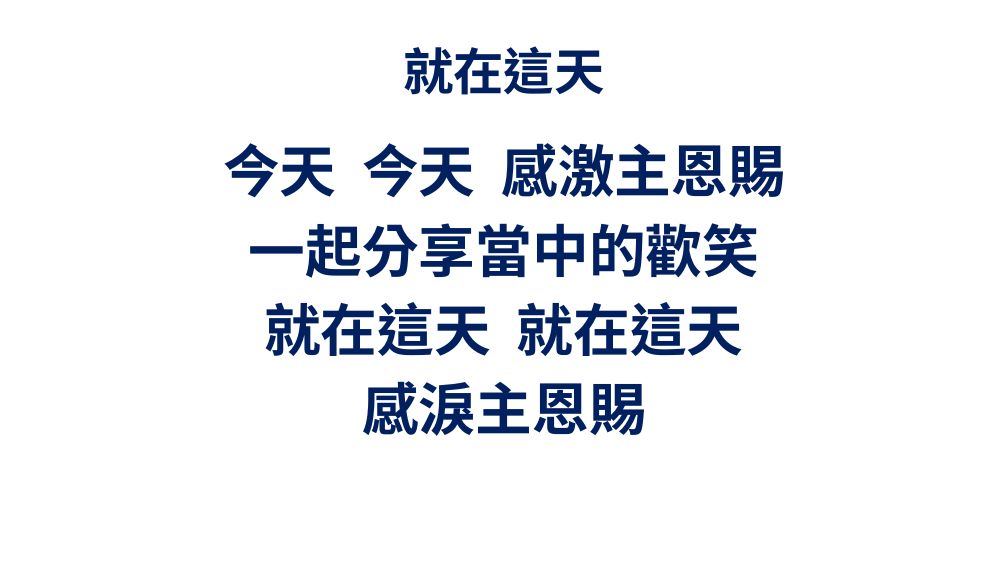
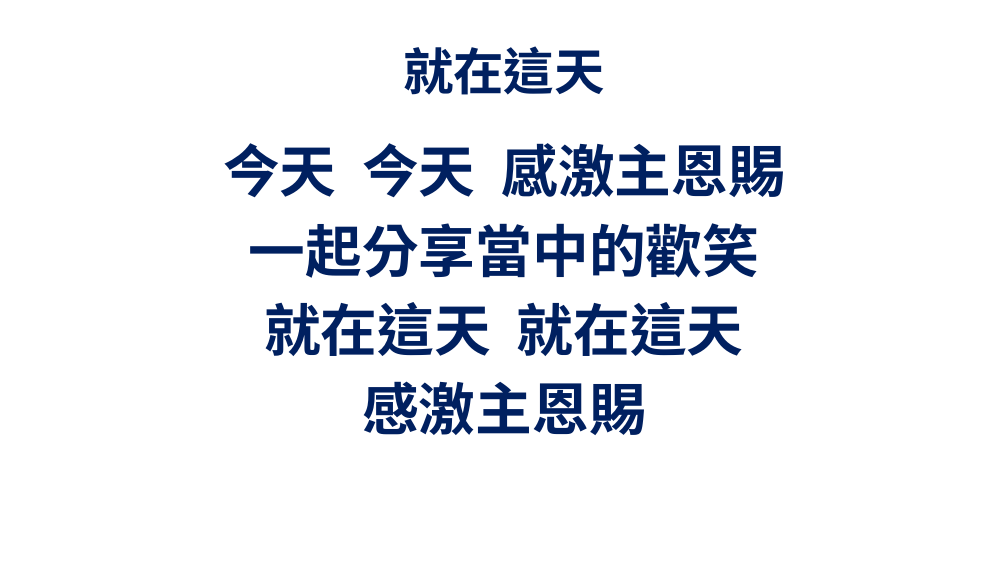
Before and after one commit to batisuoc/bible-school, a slide deck: slide 3 of 2020/3月.pptx. Drawn at 1008x567 pixels with LibreOffice and Linux fonts; fonts in the diff are those of the drawing; background and template pictures are left out. Boxes give left, top, right and bottom in pixels: in the first picture for what was removed or moved away, otherwise in the second. Text is boxed around its words. In the diff, an @@ line names an element or a change of style, - is before the commit and + after.

```diff
--- a/2020/3月.pptx
+++ b/2020/3月.pptx
@@ text at (362, 381, 645, 435): text changed @@
-感淚主恩賜
+感激主恩賜
```
Also in this commit, not shown: 3 slides added, 7 other files.
